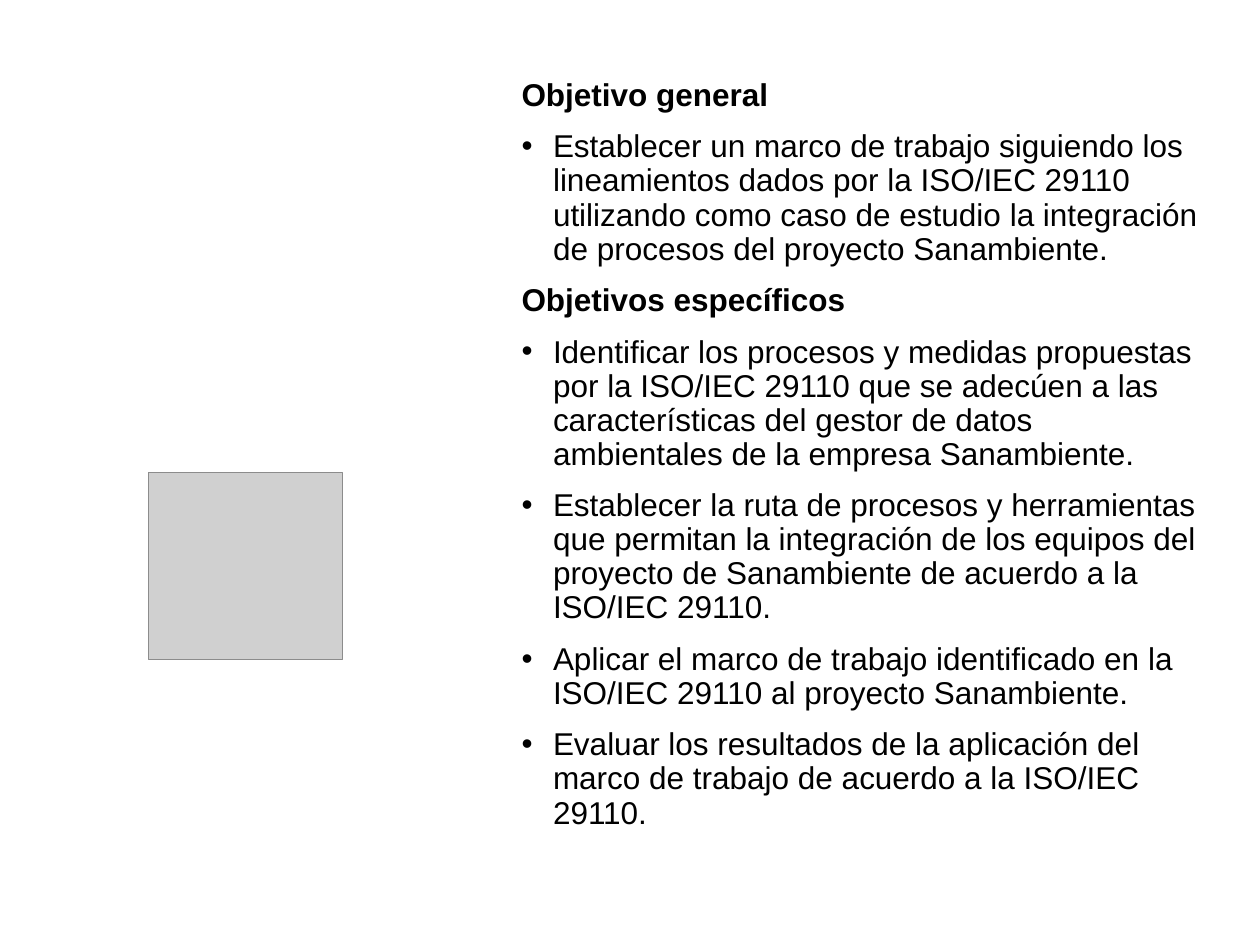
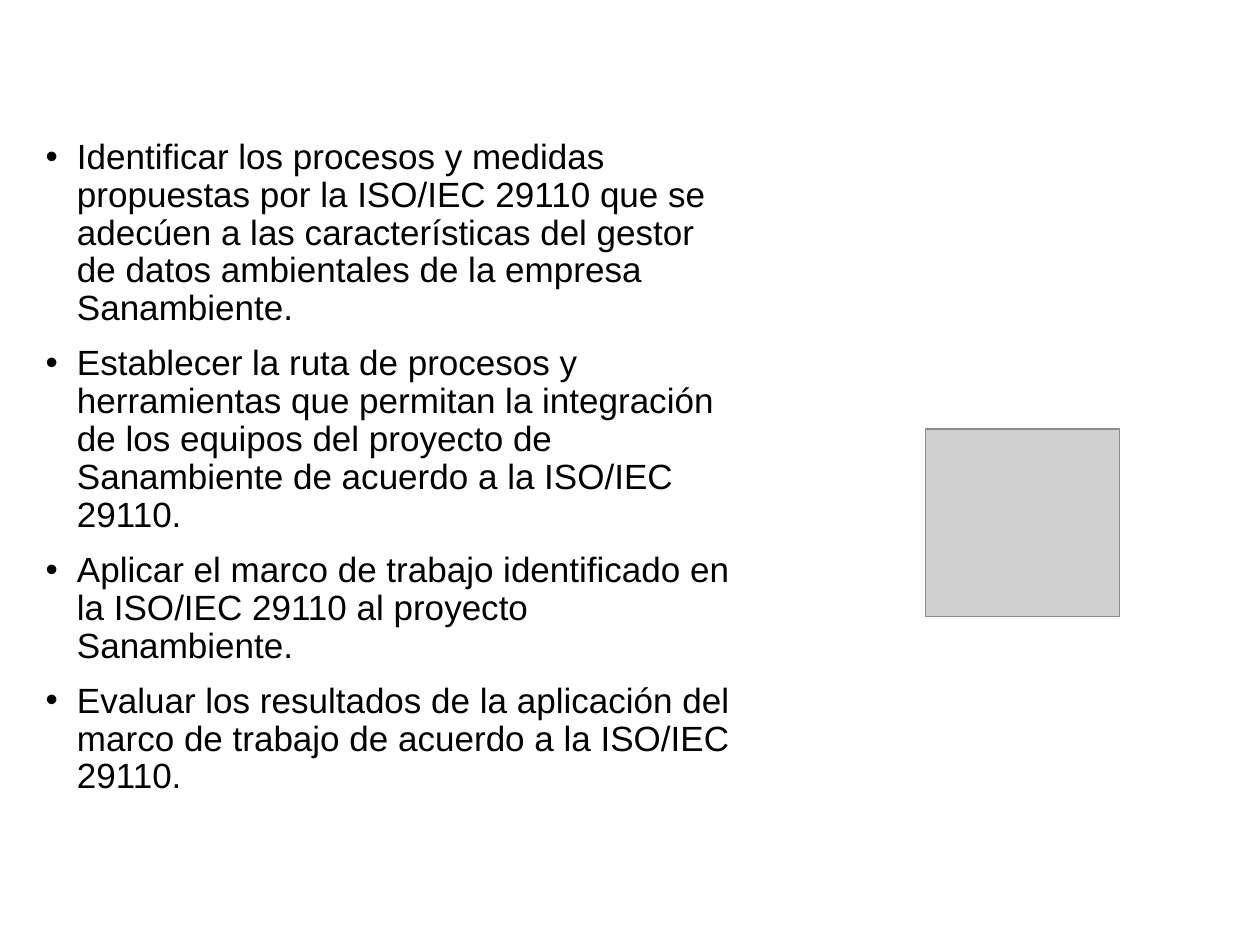
Before and after one commit to cristianpazu/Proyecto-Sanambiente, a slide deck: slide 10 of Documento(s) de proyecto de grado/Presentación del proyecto de grado.pptx (slide 7 before the commit). Drawn at 1260x945 pixels with LibreOffice and Linux fonts; fonts in the diff are those of the drawing; grey boxes stand for pictures; background and template pictures are left out. Boxes give left, top, right and bottom in pixels: in the first picture for what was removed or moved away, otherwise in the second. Text is boxed around its words. In the diff, an @@ line names an element or a change of style, - is before the commit and + after.

```diff
--- a/Documento(s) de proyecto de grado/Presentación del proyecto de grado.pptx
+++ b/Documento(s) de proyecto de grado/Presentación del proyecto de grado.pptx
@@ text at (522,83,1197,317): paragraphs removed @@
-Objetivo general
-• Establecer un marco de trabajo siguiendo los lineamientos dados por la ISO/IEC 29110 utilizando como caso de estudio la integración de procesos del proyecto Sanambiente.
-Objetivos específicos
@@ text "Identificar los procesos y medidas ...": place and size @@
-text "Identificar los procesos y medidas ..." at (522,83,1197,825)
+text "Identificar los procesos y medidas ..." at (77,143,729,789)
@@ text "Identificar los procesos y medidas ..." at (77,143,729,789): size 18 to 20 pt @@
@@ title removed at (522,288,665,317) @@
-3. Objetivos
@@ title added at (799,315,1246,423), 25 pt, text #FFFFFF, bold @@
+Objetivos específicos
@@ picture: place and size @@
-picture at (149,472,343,660)
+picture at (926,430,1120,617)
```
Also in this commit, not shown: 8 other slides changed, 4 slides added, 1 slide removed, 1 other file.
